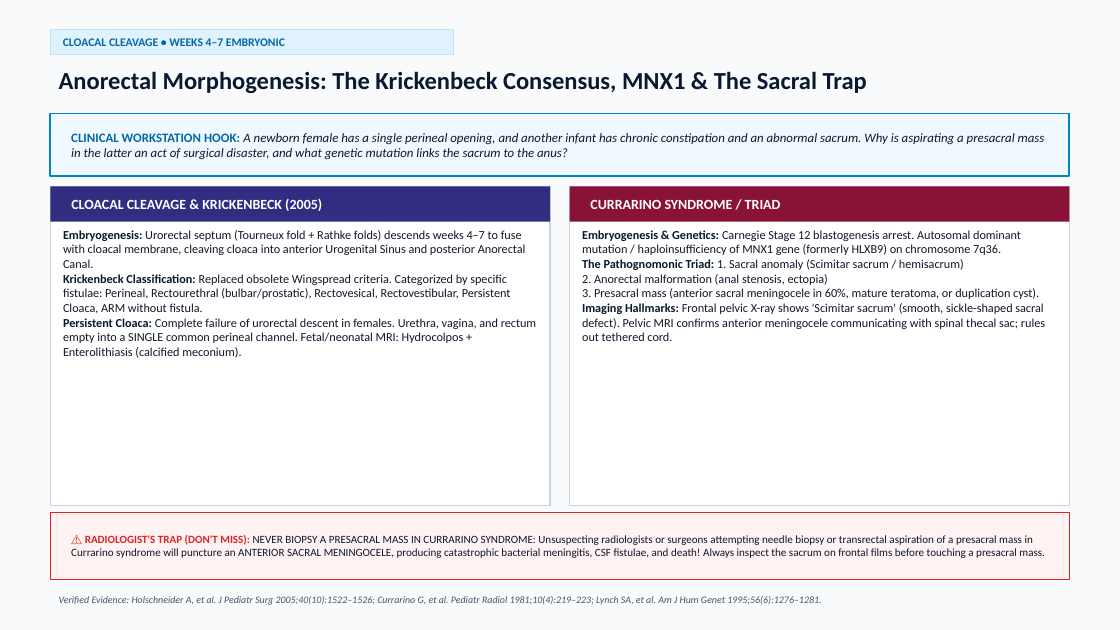
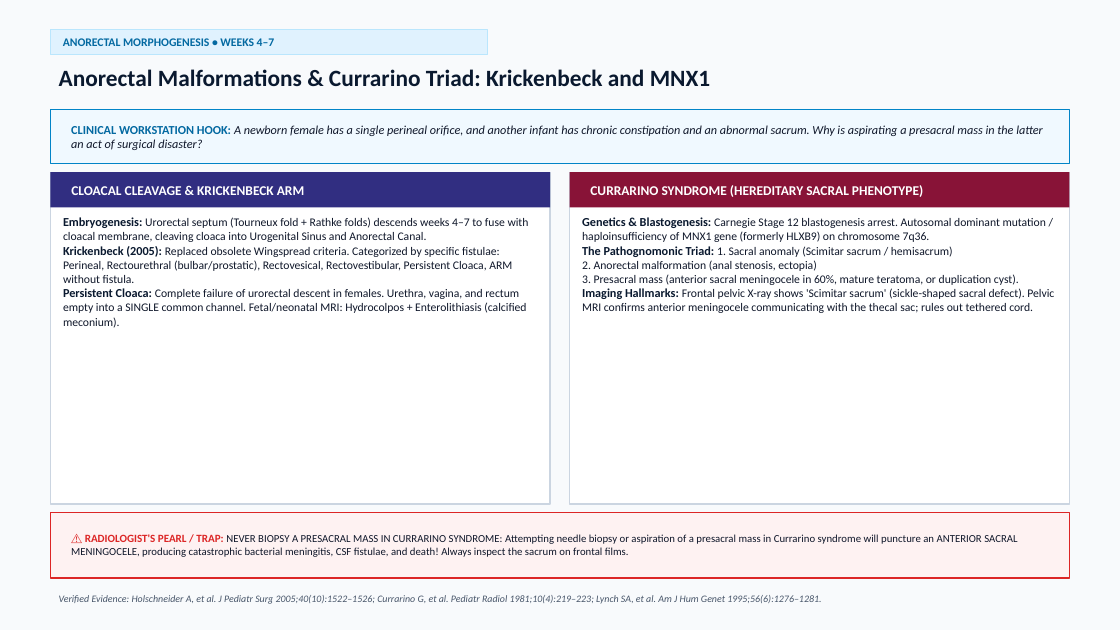
Before and after one commit to medicoforever/embryology-radiology-masterclass, a slide deck: slide 18 of Embryology_GIT_GU_Radiology_Masterclass.pptx (slide 10 before the commit). Drawn at 1120x630 pixels with LibreOffice and Linux fonts; fonts in the diff are those of the drawing. Boxes give left, top, right and bottom in pixels: in the first picture for what was removed or moved away, otherwise in the second. Text is boxed around its words. In the diff, an @@ line names an element or a change of style, - is before the commit and + after.

```diff
--- a/Embryology_GIT_GU_Radiology_Masterclass.pptx
+++ b/Embryology_GIT_GU_Radiology_Masterclass.pptx
@@ rectangle resized from (x1=50, y1=29, x2=454, y2=55) to (x1=50, y1=29, x2=487, y2=55) @@
@@ text at (x1=63, y1=38, x2=275, y2=46): text changed @@
-CLOACAL CLEAVAGE • WEEKS 4–7 EMBRYONIC
+ANORECTAL MORPHOGENESIS • WEEKS 4–7
@@ text at (x1=59, y1=69, x2=710, y2=86): text changed; size 21 to 20 pt @@
-Anorectal Morphogenesis: The Krickenbeck Consensus, MNX1 & The Sacral Trap
+Anorectal Malformations & Currarino Triad: Krickenbeck and MNX1
@@ rectangle resized from (x1=50, y1=113, x2=1070, y2=176) to (x1=50, y1=109, x2=1070, y2=164) @@
@@ rectangle at (x1=50, y1=109, x2=1070, y2=164): outline #0284C7 1.5 pt to #0284C7 1.2 pt @@
@@ text at (x1=71, y1=125, x2=1043, y2=150): text changed; size 11 to 10.5 pt @@
-CLINICAL WORKSTATION HOOK: A newborn female has a single perineal opening, and another infant has chronic constipation and an abnormal sacrum. Why is aspirating a presacral mass in the latter an act of surgical disaster, and what genetic mutation links the sacrum to the anus?
+CLINICAL WORKSTATION HOOK: A newborn female has a single perineal orifice, and another infant has chronic constipation and an abnormal sacrum. Why is aspirating a presacral mass in the latter an act of surgical disaster?
@@ rectangle resized from (x1=50, y1=187, x2=550, y2=506) to (x1=50, y1=172, x2=550, y2=504) @@
@@ rectangle moved from (x1=50, y1=187, x2=550, y2=222) to (x1=50, y1=172, x2=550, y2=208) @@
@@ rectangle resized from (x1=570, y1=187, x2=1070, y2=506) to (x1=570, y1=172, x2=1070, y2=504) @@
@@ rectangle moved from (x1=570, y1=187, x2=1070, y2=222) to (x1=570, y1=172, x2=1070, y2=208) @@
@@ text at (x1=71, y1=186, x2=304, y2=195): text changed; size 12 to 11.5 pt @@
-CLOACAL CLEAVAGE & KRICKENBECK (2005)
+CLOACAL CLEAVAGE & KRICKENBECK ARM
@@ text at (x1=590, y1=185, x2=923, y2=197): text changed; size 12 to 11.5 pt @@
-CURRARINO SYNDROME / TRIAD
+CURRARINO SYNDROME (HEREDITARY SACRAL PHENOTYPE)
@@ text at (x1=63, y1=217, x2=529, y2=328): text changed; size 10.5 to 10 pt @@
-Embryogenesis: Urorectal septum (Tourneux fold + Rathke folds) descends weeks 4–7 to fuse with cloacal membrane, cleaving cloaca into anterior Urogenital Sinus and posterior Anorectal Canal.
-Krickenbeck Classification: Replaced obsolete Wingspread criteria. Categorized by specific fistulae: Perineal, Rectourethral (bulbar/prostatic), Rectovesical, Rectovestibular, Persistent Cloaca, ARM without fistula.
-Persistent Cloaca: Complete failure of urorectal descent in females. Urethra, vagina, and rectum empty into a SINGLE common perineal channel. Fetal/neonatal MRI: Hydrocolpos + Enterolithiasis (calcified meconium).
+Embryogenesis: Urorectal septum (Tourneux fold + Rathke folds) descends weeks 4–7 to fuse with cloacal membrane, cleaving cloaca into Urogenital Sinus and Anorectal Canal.
+Krickenbeck (2005): Replaced obsolete Wingspread criteria. Categorized by specific fistulae: Perineal, Rectourethral (bulbar/prostatic), Rectovesical, Rectovestibular, Persistent Cloaca, ARM without fistula.
+Persistent Cloaca: Complete failure of urorectal descent in females. Urethra, vagina, and rectum empty into a SINGLE common channel. Fetal/neonatal MRI: Hydrocolpos + Enterolithiasis (calcified meconium).
@@ text at (x1=582, y1=217, x2=1054, y2=313): text changed; size 10.5 to 10 pt @@
-Embryogenesis & Genetics: Carnegie Stage 12 blastogenesis arrest. Autosomal dominant mutation / haploinsufficiency of MNX1 gene (formerly HLXB9) on chromosome 7q36.
-The Pathognomonic Triad: 1. Sacral anomaly (Scimitar sacrum / hemisacrum)
-2. Anorectal malformation (anal stenosis, ectopia)
-3. Presacral mass (anterior sacral meningocele in 60%, mature teratoma, or duplication cyst).
-Imaging Hallmarks: Frontal pelvic X-ray shows 'Scimitar sacrum' (smooth, sickle-shaped sacral defect). Pelvic MRI confirms anterior meningocele communicating with spinal thecal sac; rules out tethered cord.
+Genetics & Blastogenesis: Carnegie Stage 12 blastogenesis arrest. Autosomal dominant mutation / haploinsufficiency of MNX1 gene (formerly HLXB9) on chromosome 7q36.
+The Pathognomonic Triad: 1. Sacral anomaly (Scimitar sacrum / hemisacrum)
+2. Anorectal malformation (anal stenosis, ectopia)
+3. Presacral mass (anterior sacral meningocele in 60%, mature teratoma, or duplication cyst).
+Imaging Hallmarks: Frontal pelvic X-ray shows 'Scimitar sacrum' (sickle-shaped sacral defect). Pelvic MRI confirms anterior meningocele communicating with the thecal sac; rules out tethered cord.
@@ text at (x1=71, y1=534, x2=1017, y2=557): text changed; size 9.5 to 9.2 pt @@
-⚠️ RADIOLOGIST'S TRAP (DON'T MISS): NEVER BIOPSY A PRESACRAL MASS IN CURRARINO SYNDROME: Unsuspecting radiologists or surgeons attempting needle biopsy or transrectal aspiration of a presacral mass in Currarino syndrome will puncture an ANTERIOR SACRAL MENINGOCELE, producing catastrophic bacterial meningitis, CSF fistulae, and death! Always inspect the sacrum on frontal films before touching a presacral mass.
+⚠️ RADIOLOGIST'S PEARL / TRAP: NEVER BIOPSY A PRESACRAL MASS IN CURRARINO SYNDROME: Attempting needle biopsy or aspiration of a presacral mass in Currarino syndrome will puncture an ANTERIOR SACRAL MENINGOCELE, producing catastrophic bacterial meningitis, CSF fistulae, and death! Always inspect the sacrum on frontal films.
```
Also in this commit, not shown: 15 other slides changed, 14 slides added, 4 slides removed.
